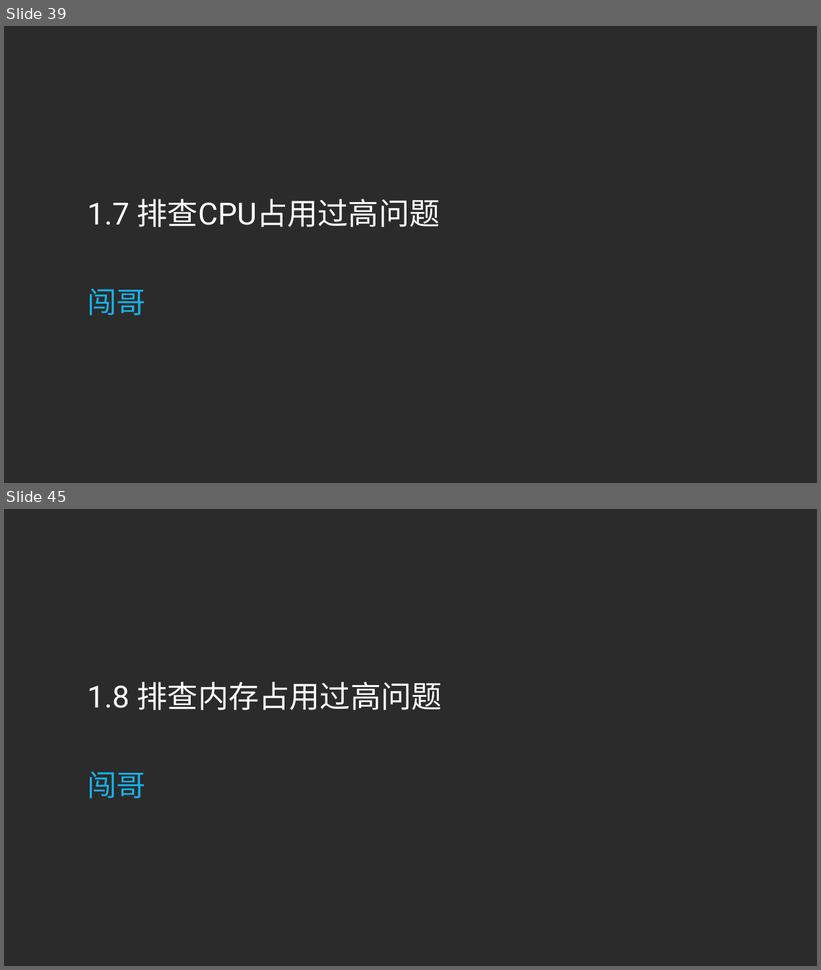
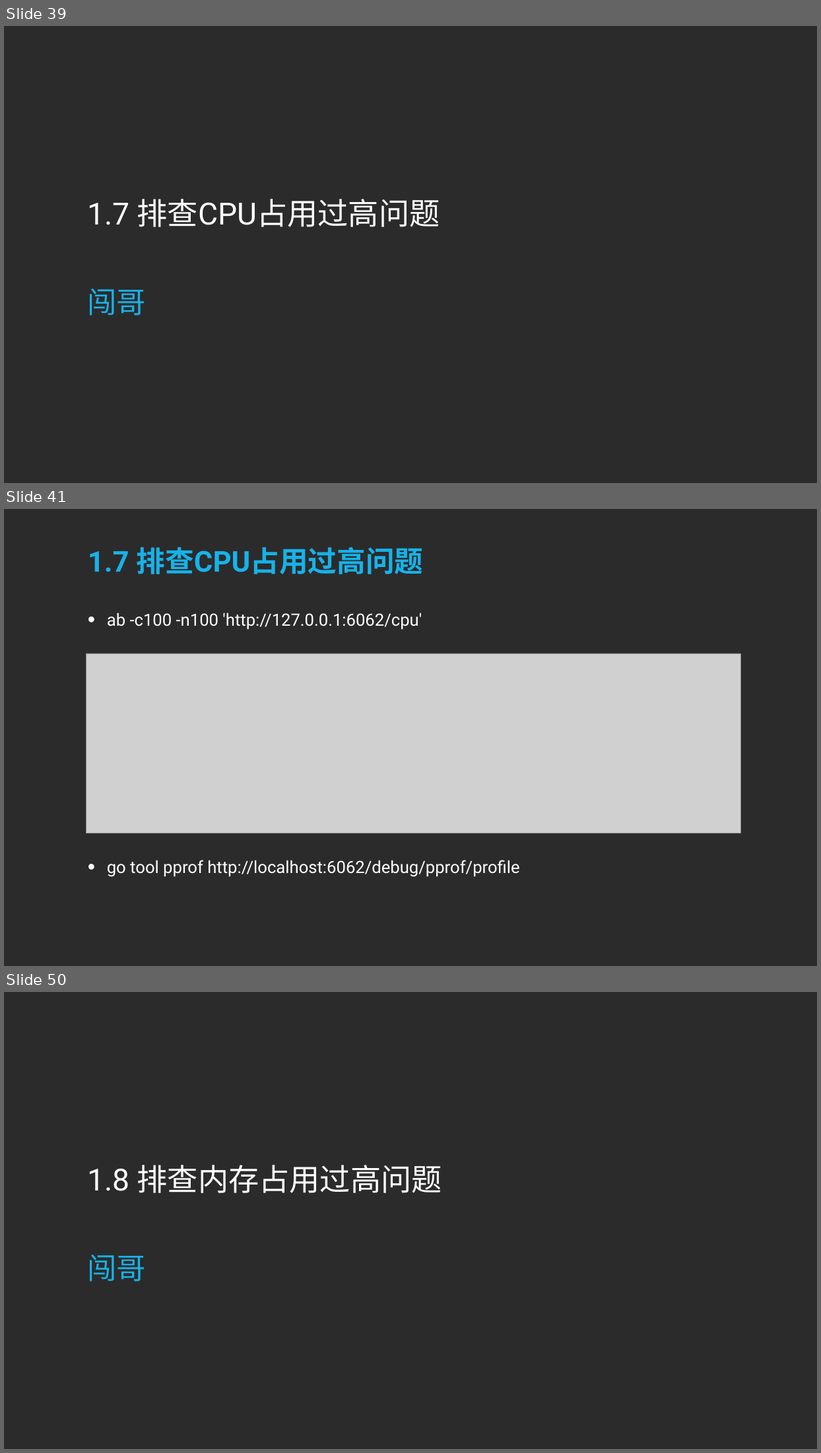
Before and after one commit to sqc157400661/Snail, a slide deck: Go专题系列/性能分析和优化专题/性能分析和优化专题.pptx. Shown one above the other, each under a label of ours: slides 39 and 45 before the commit, slides 39, 41 and 50 after it; the slides between them are not shown. The pictures are 821x970 and 821x1453 pixels, drawn with LibreOffice and Linux fonts; fonts in the diff are those of the drawing; grey boxes stand for pictures; background and template pictures are left out; a plain dark background stands for a picture behind light text. Boxes give left, top, right and bottom in pixels: in the first picture for what was removed or moved away, otherwise in the second. Text is boxed around its words. In the diff, an @@ line names an element or a change of style, - is before the commit and + after.

Commit message:
cpu过高的问题

```diff
--- a/Go专题系列/性能分析和优化专题/性能分析和优化专题.pptx
+++ b/Go专题系列/性能分析和优化专题/性能分析和优化专题.pptx
@@ slide 41 added at (4, 509, 817, 966), background picture (left out) @@
@@ title added at (88, 547, 424, 574), 68 pt, text #17B2E9, bold @@
+1.7 排查CPU占用过高问题
@@ text added at (107, 613, 422, 630), 40 pt, text #FFFFFF @@
+• ab -c100 -n100 'http://127.0.0.1:6062/cpu'
@@ picture added at (86, 654, 741, 833) @@
@@ text added at (107, 860, 519, 877), 40 pt, text #FFFFFF @@
+• go tool pprof http://localhost:6062/debug/pprof/profile
@@ what was slide 45 is now slide 50 @@
```
Also in this commit, not shown: 6 slides changed, 5 other slides added, 15 other files.
